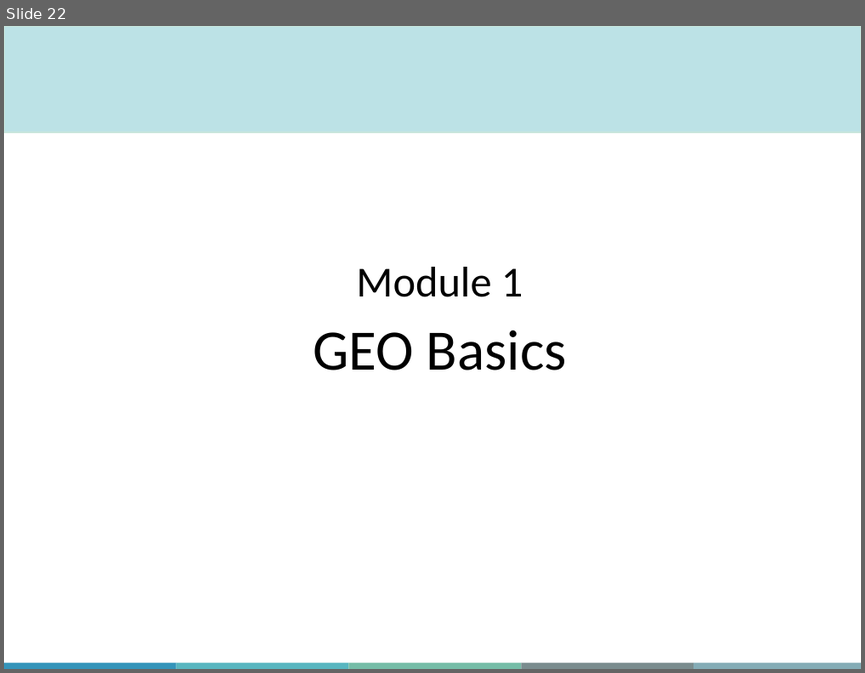
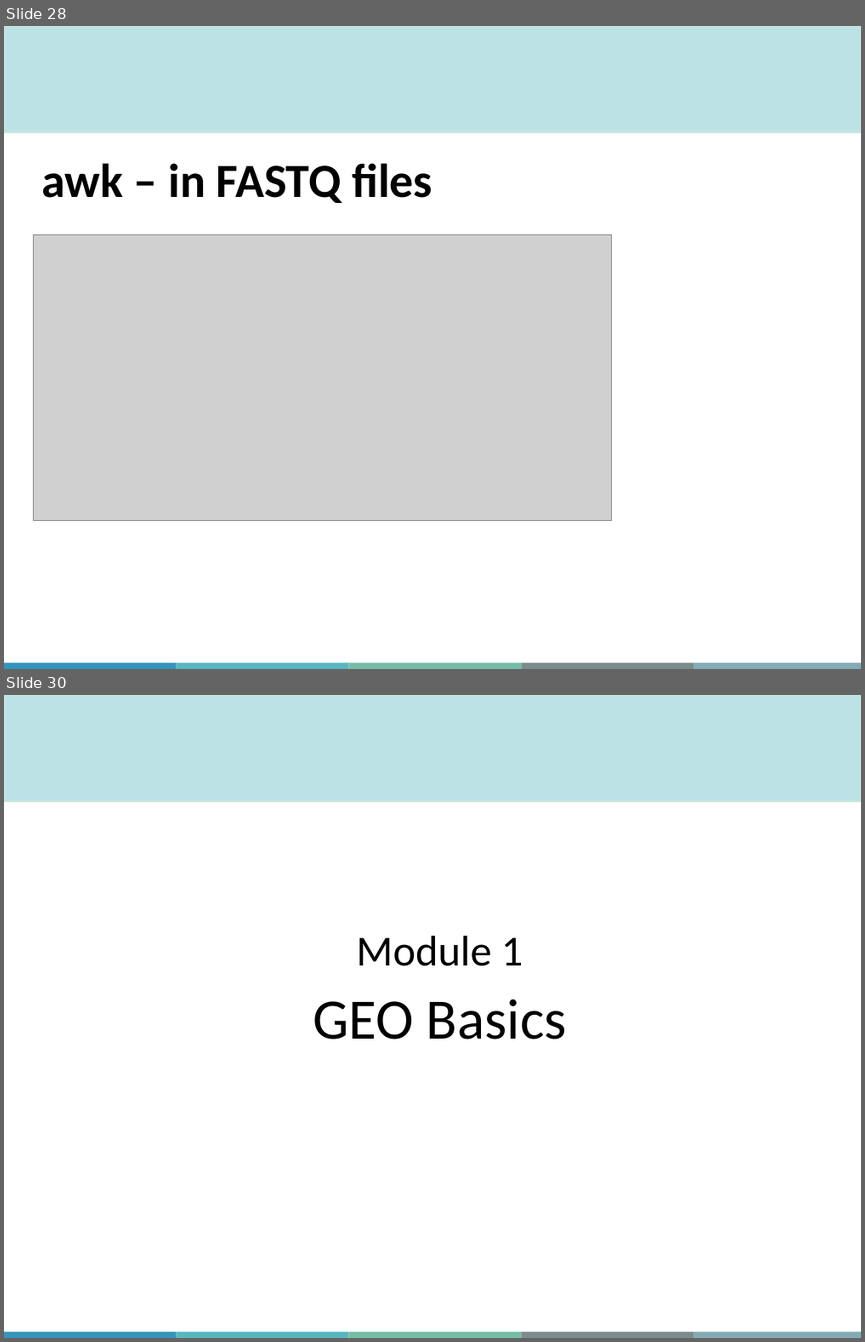
Before and after one commit to QLS-MiCM/Introduction-to-RNA-seq, a slide deck: Slides/Introduction-to-UNIX-and-RNA-seq-Repositories.pptx. Shown one above the other, each under a label of ours: slide 22 before the commit, slides 28 and 30 after it; the slides between them are not shown. The pictures are 865x673 and 865x1342 pixels, drawn with LibreOffice and Linux fonts; fonts in the diff are those of the drawing; grey boxes stand for pictures; background and template pictures are left out. Boxes give left, top, right and bottom in pixels: in the first picture for what was removed or moved away, otherwise in the second. Text is boxed around its words. In the diff, an @@ line names an element or a change of style, - is before the commit and + after.

Commit message:
Add Pattern Matching module: grep, regex, awk, Wordle capstone
- New slides cover grep, regex theory, a Wordle mini-capstone (cat | tr | egrep), and awk on CSV + FASTQ
- happiness.csv: 60-row dataset for grep + awk practice
- Exercise_grep.sh, Exercise_wordle.sh, Exercise_awk_fastq.sh: answer keys matching the new slides
- setup.sh: install wamerican on Ubuntu/WSL so /usr/share/dict/words is available
- README.md: updated exercise index

```diff
--- a/Slides/Introduction-to-UNIX-and-RNA-seq-Repositories.pptx
+++ b/Slides/Introduction-to-UNIX-and-RNA-seq-Repositories.pptx
@@ slide 28 added at <box>4,26,861,669</box>, background #FFFFFF; not listed: 6 template elements that a slide beside it also shows @@
@@ title added at <box>41,163,432,203</box>, 40 pt, text #000000, bold @@
+awk – in FASTQ files
@@ picture added at <box>33,234,612,521</box> @@
@@ what was slide 22 is now slide 30 @@
```
Also in this commit, not shown: 2 slides changed, 15 other slides added, 7 slides removed, 7 other files.
